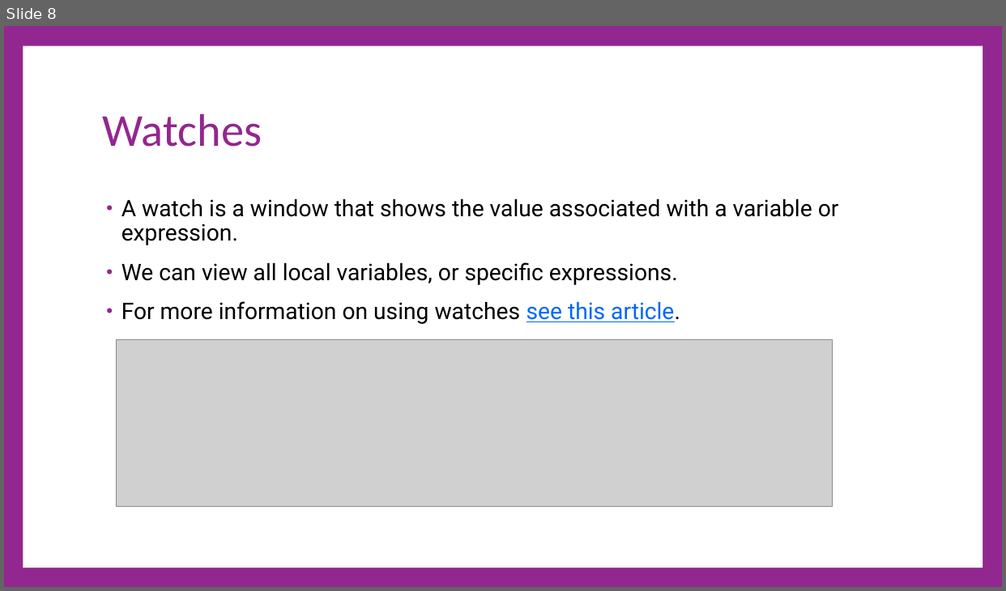
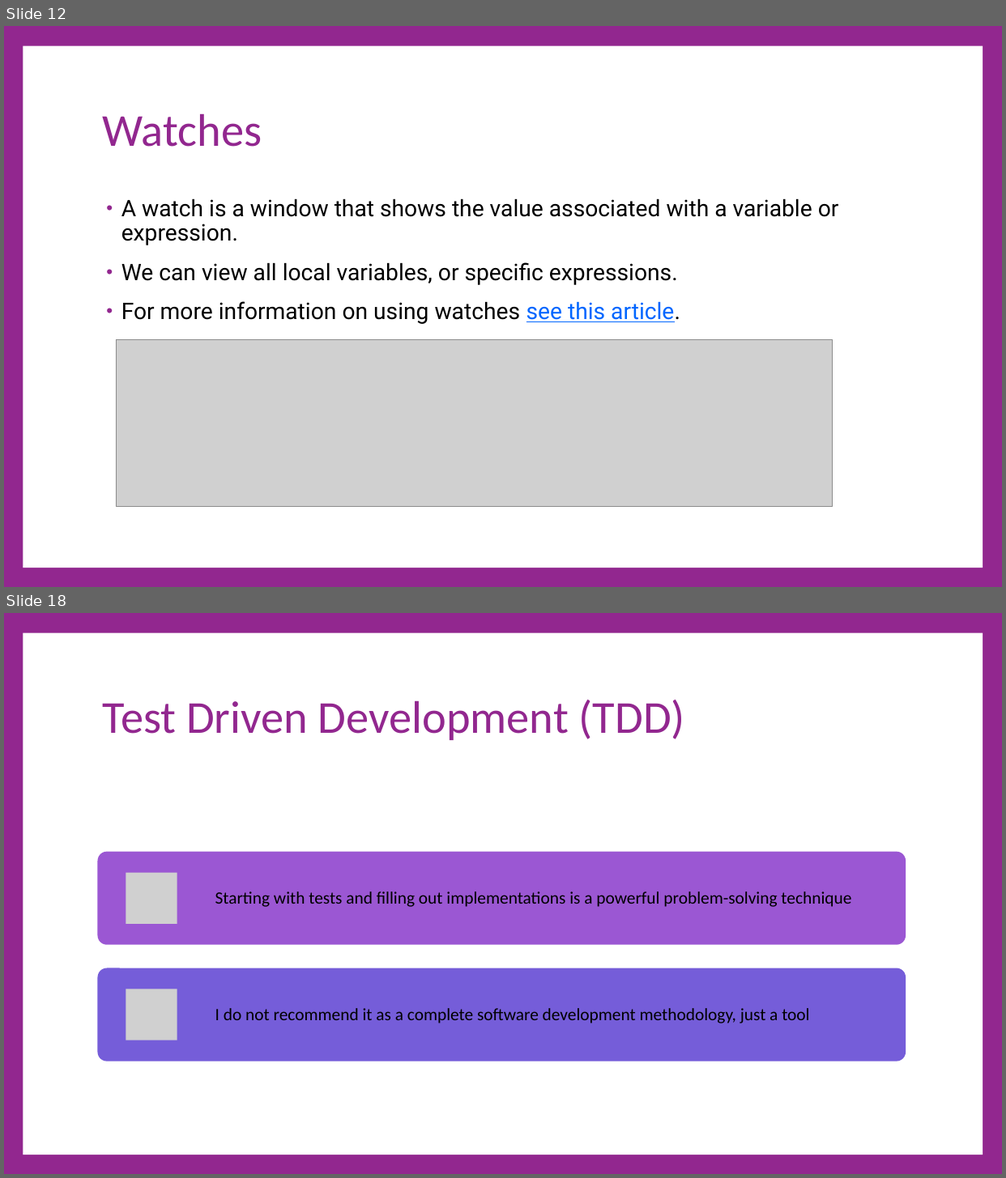
Before and after one commit to cdiggins/cs321, a slide deck: class-notes/cs321-winter-2023-lecture-6-debugging.pptx. Shown one above the other, each under a label of ours: slide 8 before the commit, slides 12 and 18 after it; the slides between them are not shown. The pictures are 1006x591 and 1006x1178 pixels, drawn with LibreOffice and Linux fonts; fonts in the diff are those of the drawing; grey boxes stand for pictures. Boxes give left, top, right and bottom in pixels: in the first picture for what was removed or moved away, otherwise in the second. Text is boxed around its words. In the diff, an @@ line names an element or a change of style, - is before the commit and + after.

```diff
--- a/class-notes/cs321-winter-2023-lecture-6-debugging.pptx
+++ b/class-notes/cs321-winter-2023-lecture-6-debugging.pptx
@@ slide 18 added at [4, 613, 1002, 1174], background #92278F; not listed: 1 template element that a slide beside it also shows @@
@@ title added at [103, 700, 685, 740], 66 pt, text #92278F @@
+Test Driven Development (TDD)
@@ group added at [98, 851, 906, 1062]: 2 rounded rectangles, 2 pictures, 2 texts @@
+Starting with tests and filling out implementations is a powerful problem-solving technique
+I do not recommend it as a complete software development methodology, just a tool
@@ what was slide 8 is now slide 12 @@
```
Also in this commit, not shown: 6 slides changed, 10 other slides added, 16 other files.
